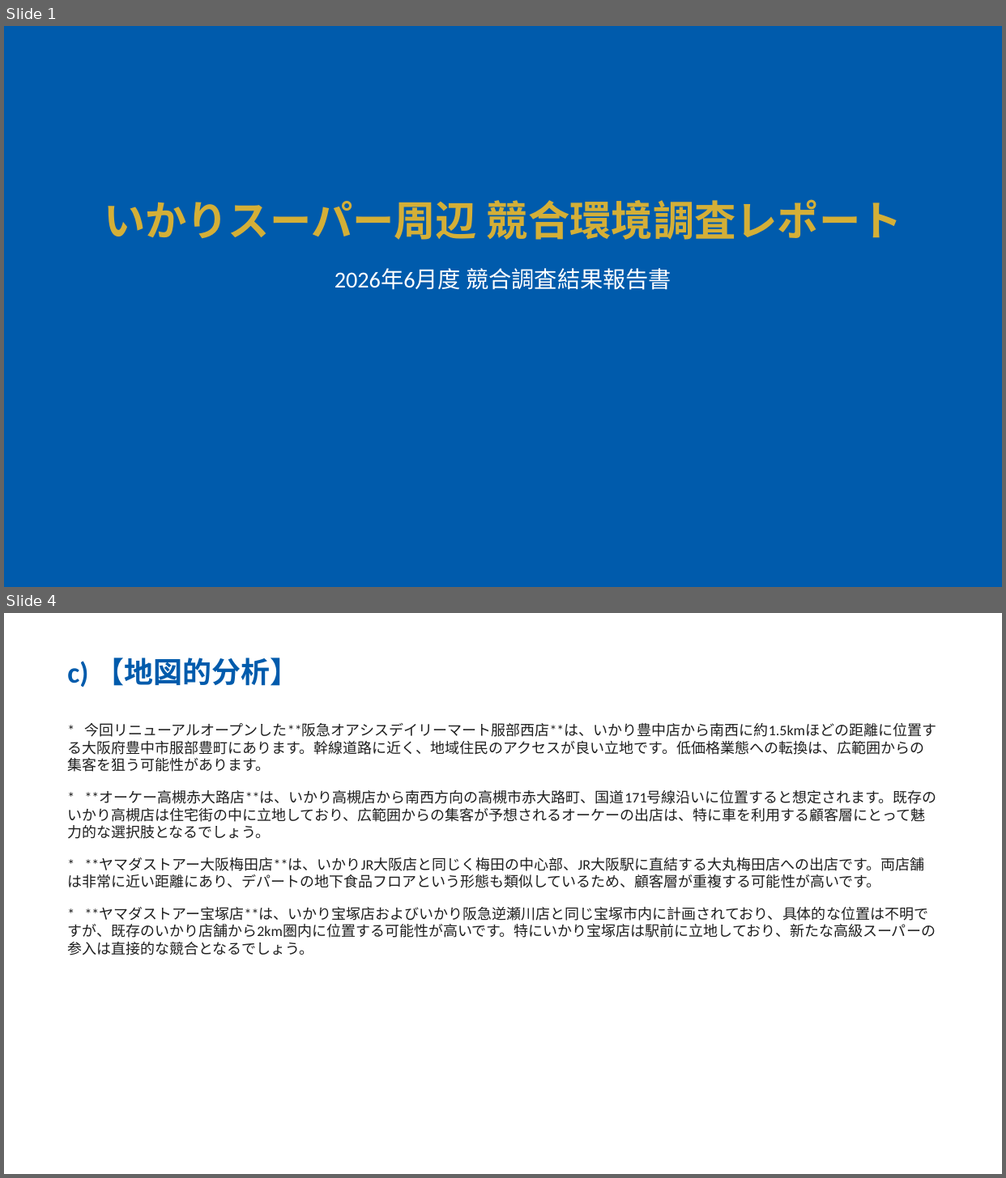
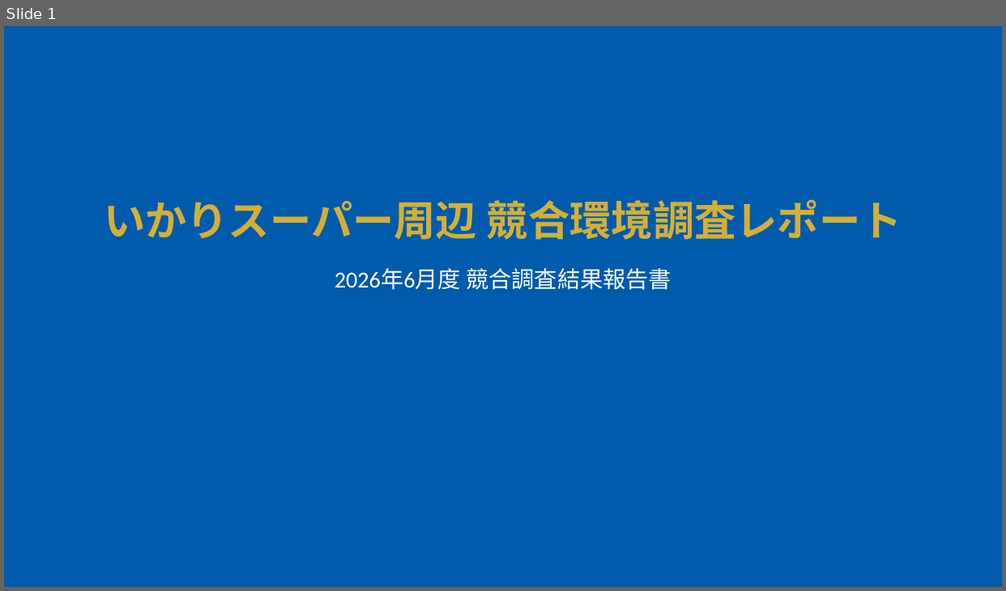
Before and after one commit to yutatbgt-bit/Competitive-research, a slide deck: report/2026_07_17_competitive_report_within_2km.pptx. Shown one above the other, each under a label of ours: slides 1 and 4 before the commit, slide 1 after it; the slides between them are not shown. The pictures are 1006x1178 and 1006x591 pixels, drawn with LibreOffice and Linux fonts; fonts in the diff are those of the drawing. Boxes give left, top, right and bottom in pixels: in the first picture for what was removed or moved away, otherwise in the second. Text is boxed around its words. In the diff, an @@ line names an element or a change of style, - is before the commit and + after.

```diff
--- a/report/2026_07_17_competitive_report_within_2km.pptx
+++ b/report/2026_07_17_competitive_report_within_2km.pptx
@@ slide 4 removed at <box>4,613,1002,1174</box>, background #FFFFFF @@
@@ text removed at <box>67,658,299,688</box> @@
-c) 【地図的分析】
@@ text removed at <box>67,723,937,956</box> @@
-* 今回リニューアルオープンした**阪急オアシスデイリーマート服部西店**は、いかり豊中店から南西に約1.5kmほどの距離に位置する大阪府豊中市服部豊町にあります。幹線道路に近く、地域住民のアクセスが良い立地です。低価格業態への転換は、広範囲からの集客を狙う可能性があります。
-* **オーケー高槻赤大路店**は、いかり高槻店から南西方向の高槻市赤大路町、国道171号線沿いに位置すると想定されます。既存のいかり高槻店は住宅街の中に立地しており、広範囲からの集客が予想されるオーケーの出店は、特に車を利用する顧客層にとって魅力的な選択肢となるでしょう。
-* **ヤマダストアー大阪梅田店**は、いかりJR大阪店と同じく梅田の中心部、JR大阪駅に直結する大丸梅田店への出店です。両店舗は非常に近い距離にあり、デパートの地下食品フロアという形態も類似しているため、顧客層が重複する可能性が高いです。
-* **ヤマダストアー宝塚店**は、いかり宝塚店およびいかり阪急逆瀬川店と同じ宝塚市内に計画されており、具体的な位置は不明ですが、既存のいかり店舗から2km圏内に位置する可能性が高いです。特にいかり宝塚店は駅前に立地しており、新たな高級スーパーの参入は直接的な競合となるでしょう。
```
Also in this commit, not shown: 1 slide added, 5 other slides removed, 47 other files.
